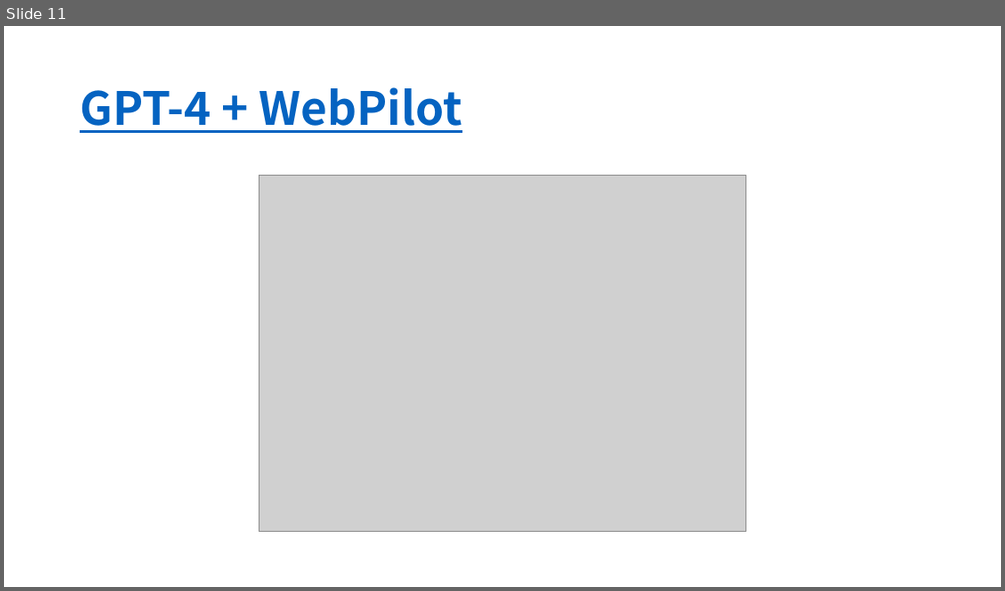
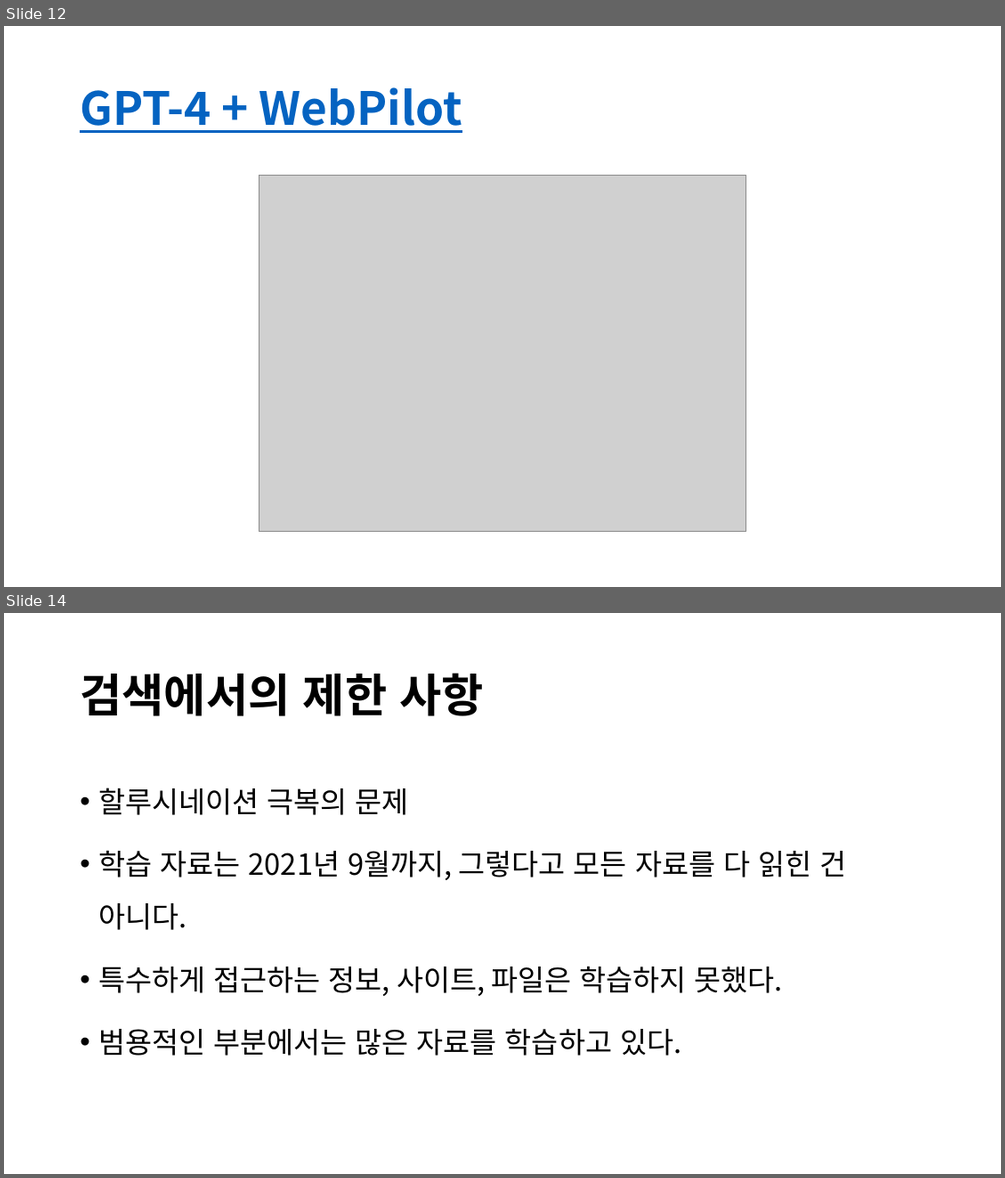
Before and after one commit to lolsaless/Python, a slide deck: 프롬프트 검색.pptx. Shown one above the other, each under a label of ours: slide 11 before the commit, slides 12 and 14 after it; the slides between them are not shown. The pictures are 1005x591 and 1005x1178 pixels, drawn with LibreOffice and Linux fonts; fonts in the diff are those of the drawing; grey boxes stand for pictures. Boxes give left, top, right and bottom in pixels: in the first picture for what was removed or moved away, otherwise in the second. Text is boxed around its words. In the diff, an @@ line names an element or a change of style, - is before the commit and + after.

```diff
--- a/프롬프트 검색.pptx
+++ b/프롬프트 검색.pptx
@@ slide 14 added at bbox=[4, 613, 1001, 1174], background #FFFFFF @@
@@ title added at bbox=[80, 673, 484, 716], 44 pt, text #000000, bold @@
+검색에서의 제한 사항
@@ text added at bbox=[98, 787, 846, 1055], 28 pt, text #000000 @@
+• 할루시네이션 극복의 문제
+• 학습 자료는 2021년 9월까지, 그렇다고 모든 자료를 다 읽힌 건 아니다.
+• 특수하게 접근하는 정보, 사이트, 파일은 학습하지 못했다.
+• 범용적인 부분에서는 많은 자료를 학습하고 있다.
@@ what was slide 11 is now slide 12 @@
```
Also in this commit, not shown: 1 slide changed, 5 other slides added, 1 other file.
